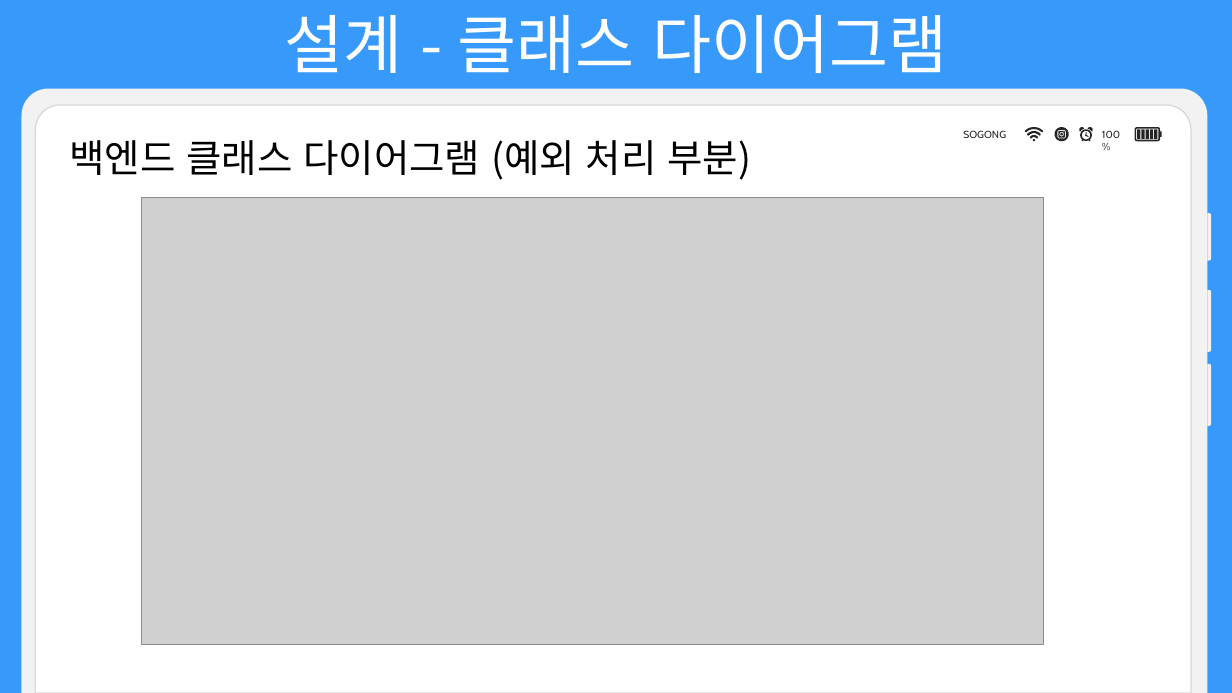
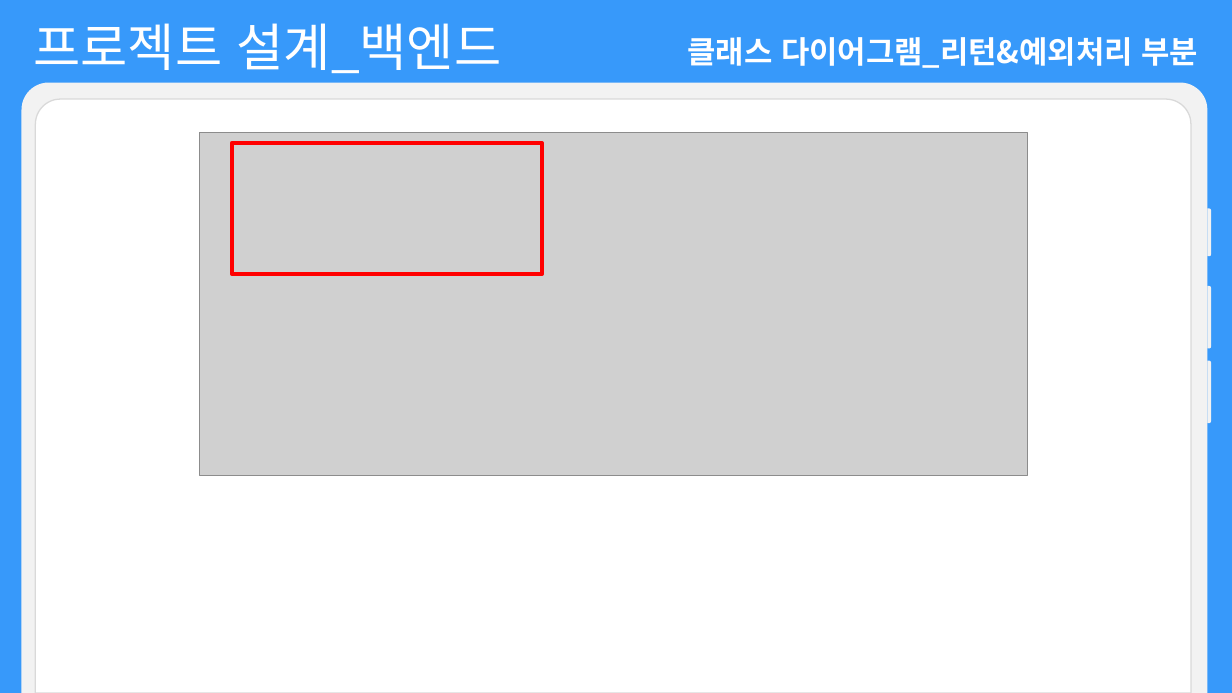
Before and after one commit to choign3123/SE_7, a slide deck: slide 40 of 발표/소프트웨어공학 발표_gn.pptx (slide 38 before the commit). Drawn at 1232x693 pixels with LibreOffice and Linux fonts; fonts in the diff are those of the drawing; grey boxes stand for pictures. Boxes give left, top, right and bottom in pixels: in the first picture for what was removed or moved away, otherwise in the second. Text is boxed around its words. In the diff, an @@ line names an element or a change of style, - is before the commit and + after.

```diff
--- a/발표/소프트웨어공학 발표_gn.pptx
+++ b/발표/소프트웨어공학 발표_gn.pptx
@@ text added at [34,23,502,73], 40 pt, text #FFFFFF @@
+프로젝트 설계_백엔드
@@ text removed at [284,15,947,73] @@
-설계 - 클래스 다이어그램
@@ text at [687,37,1199,68]: text changed; size 30 to 24 pt; text colour #000000 to #FFFFFF; bold on @@
-백엔드 클래스 다이어그램 (예외 처리 부분)
+클래스 다이어그램_리턴&예외처리 부분
@@ round same rect: place and size @@
-round same rect at [21,89,1207,693]
+round same rect at [21,82,1207,693]
@@ round same rect: place and size @@
-round same rect at [35,105,1191,693]
+round same rect at [35,99,1191,693]
@@ picture: place and size @@
-picture at [142,198,1043,644]
+picture at [200,133,1028,476]
@@ rectangle added at [232,143,543,274], outline #FF0000 3 pt @@
@@ group removed at [963,128,1162,141]: 9 freeform shapes, 2 texts @@
-100%
-SOGONG
@@ 3 round same rects: place and size @@
-3 round same rects at [1208,213,1211,426]
+3 round same rects at [1208,208,1212,423]
```
Also in this commit, not shown: 37 other slides changed, 20 slides added, 5 slides removed.
